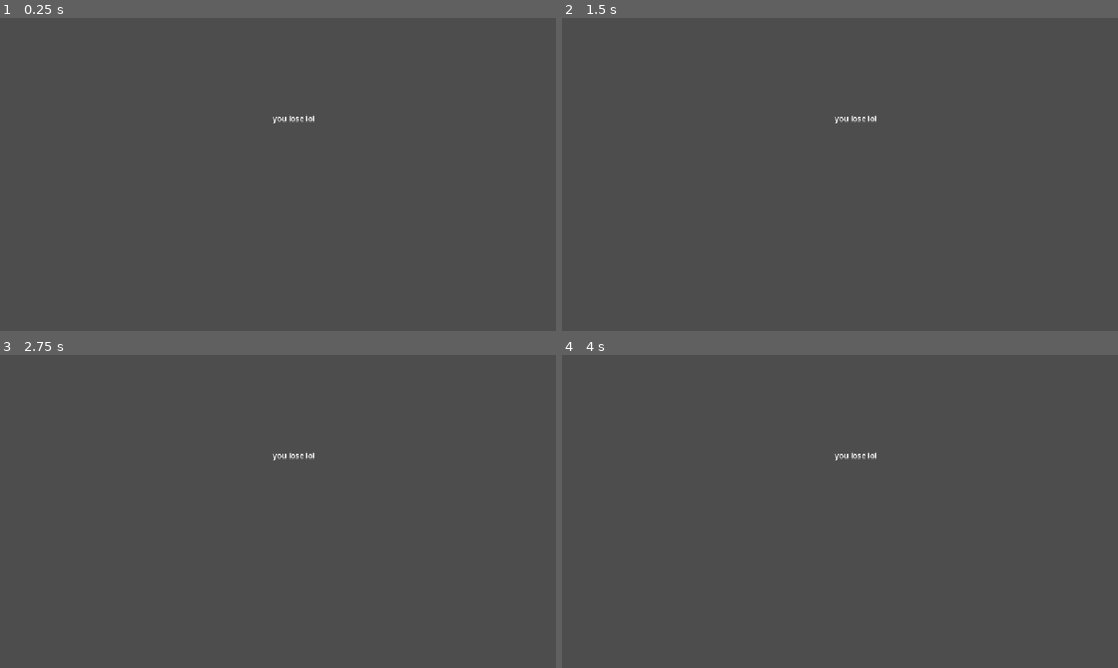
Above: before the commit, frames 1-4 (two rows, left to right).
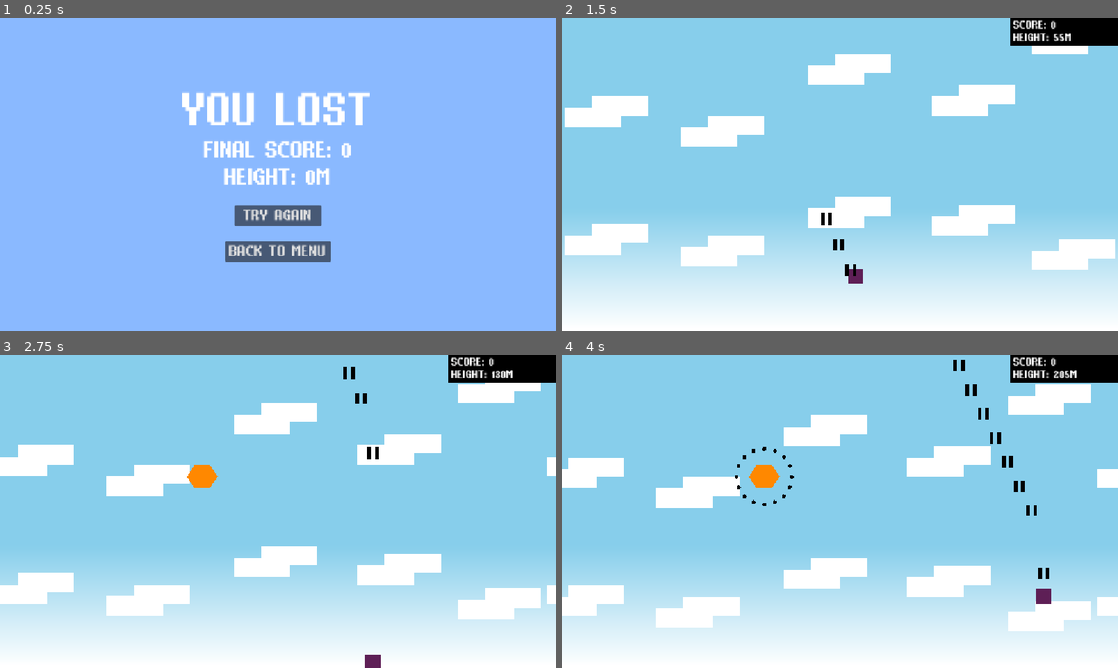
Above: after the commit, the same moments.

Repository: sbhi-cs/Haven
Game: Godot game, scene res://losescreen.tscn
Two runs of this game, one before a commit and one after it. Both use one fixed random seed, a clock stepped at 60 frames per second and the inputs below. Before the commit the project has no main scene; this scene is started directly in both runs.
Inputs (mouse positions are in pixels of both pictures, inside the frame that each line leads up to):
- Up to frame 1 (0.25 s): no input
- Up to frame 2 (1.5 s): click (840, 215) at 0.5 s, where only the run after the commit has a clickable "TRY AGAIN"; tap Enter at 1.25 s; move the mouse to (962, 158) at 1.27 s; hold Right (ui_right) from 1.28 s (still down); hold J (shoot) from 1.28 s (still down); click (962, 158) at 1.42 s
- Up to frame 3 (2.75 s): move the mouse to (166, 527) at 2.02 s; release Right (ui_right) at 2.03 s; release J (shoot) at 2.03 s; hold Down (ui_down) from 2.03 s (still down); tap J (shoot) at 2.1 s
- Up to frame 4 (4 s): move the mouse to (895, 442) at 2.77 s; release Down (ui_down) at 2.78 s; hold Right (ui_right) 2.78-3.53 s; hold J (shoot) 2.78-3.53 s; tap Alt at 2.85 s; move the mouse to (812, 574) at 3.52 s; hold Up (ui_up) from 3.53 s (still down); tap Shift at 3.6 s; click (812, 574) at 3.67 s; tap J (shoot) at 3.8 s

The runs differ from the first frame. In frame 1, 100% of the frame differs, in the area x 0-100%, y 0-100%; in frame 2, 100%; in frame 3, 100%; in frame 4, 100%.

Commit message:
Finished version of the game

Diff:
--- a/bullets.tscn
+++ b/bullets.tscn
@@ -11,6 +11,7 @@
 script = ExtResource("1_webx2")
 
 [node name="bulet" type="Polygon2D" parent="." unique_id=1481754900]
+color = Color(0, 0, 0, 1)
 polygon = PackedVector2Array(-12, 12, -12, -12, -4, -12, -4, 12)
 
 [node name="Area2D" type="Area2D" parent="." unique_id=1246408579]
@@ -22,6 +23,7 @@
 
 [node name="bullet2" type="Polygon2D" parent="." unique_id=550363209]
 position = Vector2(16, 0)
+color = Color(0, 0, 0, 1)
 polygon = PackedVector2Array(-12, 12, -12, -12, -4, -12, -4, 12)
 
 [node name="Area2D2" type="Area2D" parent="." unique_id=1698463158]
--- a/character.gd
+++ b/character.gd
@@ -66,6 +66,16 @@
 		else:
 			visible = true
 
+		if global_position.y < 16:
+			global_position.y = 16
+		elif global_position.y > 632:
+			global_position.y = 632
+
+		if global_position.x < 16:
+			global_position.x = 16
+		elif global_position.x > 1136:
+			global_position.x = 1136
+
 	if fatal == true:
 		prevlives = lives
 		iframes = 1
--- a/enemy_1.gd
+++ b/enemy_1.gd
@@ -1,6 +1,7 @@
 extends CharacterBody2D
 
 var speed = 150
+var prevhealth = 20
 var health = 20
 var enemybulletscene = preload("res://enemybullet.tscn")
 var shoottimer = 1
@@ -18,6 +19,10 @@
 			bullet1.velocity = speed * Vector2.from_angle(deg_to_rad(i * 45))
 			shoottimer = 4
 
+	if prevhealth != health:
+		prevhealth = health
+		Global.score += (1500/20)
+
 	if health <= 0:
 		Global.score += 1000
 		Global.enemieskilled += 1
--- a/enemy_2.gd
+++ b/enemy_2.gd
@@ -1,6 +1,7 @@
 extends CharacterBody2D
 
 var speed = 150
+var prevhealth = 32
 var health = 32
 var enemybulletscene = preload("res://enemybullet.tscn")
 var shoottimer = 1
@@ -18,9 +19,15 @@
 			bullet1.velocity = speed * Vector2.from_angle(deg_to_rad(i * 22.5))
 			shoottimer = 4
 
+	if prevhealth != health:
+		prevhealth = health
+		Global.score += (3200/20)
+
 	if health <= 0:
 		Global.score += 2500
 		Global.enemieskilled += 1
 		queue_free()
 
+# MAKE CHARACTER NOT BE ABLE TO GO PAST SCREEN
+
 	move_and_slide()
--- a/enemy_2.tscn
+++ b/enemy_2.tscn
@@ -8,9 +8,9 @@
 
 [node name="Polygon2D" type="Polygon2D" parent="." unique_id=2135827149]
 color = Color(1, 0.53333336, 0, 1)
-polygon = PackedVector2Array(-8, 12, -16, 0, -8, -12, 8, -12, 16, 0, 8, 12)
+polygon = PackedVector2Array(-16, 24, -32, 0, -16, -24, 16, -24, 32, 0, 16, 24)
 
 [node name="enemy2area" type="Area2D" parent="." unique_id=891629726]
 
 [node name="CollisionPolygon2D" type="CollisionPolygon2D" parent="enemy2area" unique_id=931280609]
-polygon = PackedVector2Array(-8, 12, -16, 0, -8, -12, 8, -12, 16, 0, 8, 12)
+polygon = PackedVector2Array(-16, 24, -32, 0, -16, -24, 16, -24, 32, 0, 16, 24)
--- /dev/null
+++ b/enemy_3.gd
@@ -0,0 +1,46 @@
+extends CharacterBody2D
+
+var speed = 150
+var prevhealth = 75
+var health = 75
+var enemybulletscene = preload("res://enemybullet.tscn")
+var shoottimer = 1
+
+func _physics_process(delta: float) -> void:
+	shoottimer -= delta
+	if shoottimer <= 0:
+		var xrotation = 0
+		var yrotation = 0
+		for j in range(5):
+			for i in range(16):
+				var bullet1 = enemybulletscene.instantiate()
+				add_sibling(bullet1)
+				bullet1.global_position = global_position
+				bullet1.velocity = speed * Vector2.from_angle(deg_to_rad(i * 22.5))
+				shoottimer = 3
+			await get_tree().create_timer(0.2).timeout
+			xrotation = 11.25
+			yrotation = 11.25
+			for i in range(16):
+				var bullet1 = enemybulletscene.instantiate()
+				add_sibling(bullet1)
+				bullet1.global_position = global_position
+				bullet1.velocity = speed * Vector2.from_angle(deg_to_rad((i * 22.5)+xrotation))
+				shoottimer = 3
+			await get_tree().create_timer(0.2).timeout
+			xrotation = 0
+			yrotation = 0
+
+
+	if prevhealth != health:
+		prevhealth = health
+		Global.score += (100)
+
+	if health <= 0:
+		Global.score += 15000
+		Global.enemieskilled += 1
+		queue_free()
+
+# MAKE CHARACTER NOT BE ABLE TO GO PAST SCREEN
+
+	move_and_slide()
--- /dev/null
+++ b/enemy_3.tscn
@@ -0,0 +1,16 @@
+[gd_scene format=3 uid="uid://hye6voiwdegg"]
+
+[ext_resource type="Script" uid="uid://b85bv58w7hv1o" path="res://enemy_3.gd" id="1_hukrr"]
+
+[node name="enemy3" type="CharacterBody2D" unique_id=1539214657]
+motion_mode = 1
+script = ExtResource("1_hukrr")
+
+[node name="Polygon2D" type="Polygon2D" parent="." unique_id=2135827149]
+color = Color(0.99234384, 0.44053644, 0.40308747, 1)
+polygon = PackedVector2Array(0, 24, -32, -24, 32, -24)
+
+[node name="enemy2area" type="Area2D" parent="." unique_id=891629726]
+
+[node name="CollisionPolygon2D" type="CollisionPolygon2D" parent="enemy2area" unique_id=931280609]
+polygon = PackedVector2Array(0, 24, -32, -24, 32, -24)
--- /dev/null
+++ b/finalheightlabel.gd
@@ -0,0 +1,6 @@
+extends Label
+var finalheight = " "
+
+func _ready() -> void:
+	finalheight = str("HEIGHT: ", Global.height, "M")
+	text = finalheight
--- /dev/null
+++ b/finalscorelabel.gd
@@ -0,0 +1,6 @@
+extends Label
+var finalscore = " "
+
+func _ready() -> void:
+	finalscore = str("FINAL SCORE: ", Global.score)
+	text = finalscore
--- a/game.gd
+++ b/game.gd
@@ -4,16 +4,18 @@
 
 var enemy1 = preload("res://enemy_1.tscn")
 var enemy2 = preload("res://enemy_2.tscn")
+var enemy3 = preload("res://enemy_3.tscn")
 var enemynum = 0
 var enemypos = Vector2(0, 0)
 var timer = 2
 
 func _physics_process(delta: float) -> void:
 	if character.fatal == false:
+		Global.height += 1
 		if timer <= 0:
 			enemynum = randi() % 2
 			enemypos.x = (randi() % 720) + 128
-			enemypos.y = (randi() % 380)
+			enemypos.y = (randi() % 300) + 80
 
 			if enemynum == 0:
 				var enemy1spawn = enemy1.instantiate()
@@ -29,6 +31,11 @@
 				timer *= 0.98
 		# speed up enemy spawn speed based on how many enemies killed
 
+	if Global.height % 2000 == 0:
+		var enemy3spawn = enemy3.instantiate()
+		enemy3spawn.global_position = Vector2(576, 120)
+		add_child(enemy3spawn)
+
 	timer -= delta
 
 	if character.dead == true:
--- a/game.tscn
+++ b/game.tscn
@@ -2,7 +2,9 @@
 
 [ext_resource type="Script" uid="uid://dijk1myeqpo0a" path="res://game.gd" id="1_e2o6t"]
 [ext_resource type="PackedScene" uid="uid://cuwqdhw5bj326" path="res://character.tscn" id="2_feb5d"]
+[ext_resource type="Script" uid="uid://ce6w8fsa6c5wu" path="res://scorelabel.gd" id="3_fc0e3"]
 [ext_resource type="FontFile" uid="uid://x5rf8qa8nqtm" path="res://PixelPurl.ttf" id="3_feb5d"]
+[ext_resource type="Script" uid="uid://cfmcf6op3alcl" path="res://heightlabel.gd" id="4_7jktm"]
 
 [sub_resource type="Gradient" id="Gradient_feb5d"]
 offsets = PackedFloat32Array(0.6129808, 1)
@@ -11,6 +13,10 @@
 [sub_resource type="GradientTexture2D" id="GradientTexture2D_xqk0y"]
 gradient = SubResource("Gradient_feb5d")
 metadata/_snap_enabled = true
+
+[sub_resource type="LabelSettings" id="LabelSettings_xqk0y"]
+font = ExtResource("3_feb5d")
+font_size = 30
 
 [sub_resource type="LabelSettings" id="LabelSettings_1gqpt"]
 font = ExtResource("3_feb5d")
@@ -157,6 +163,32 @@
 offset_top = 440.0
 offset_right = 1165.0
 offset_bottom = 480.0
+
+[node name="scorebox" type="ColorRect" parent="." unique_id=685741980]
+offset_left = 929.0
+offset_right = 1152.0
+offset_bottom = 58.0
+color = Color(0, 0, 0, 1)
+
+[node name="scorelabel" type="Label" parent="scorebox" unique_id=546317553]
+layout_mode = 0
+offset_left = 6.0
+offset_top = 2.0
+offset_right = 100.0
+offset_bottom = 28.0
+text = "SCORE = XXXXXXX"
+label_settings = SubResource("LabelSettings_xqk0y")
+script = ExtResource("3_fc0e3")
+
+[node name="heightlabel" type="Label" parent="scorebox" unique_id=1942582510]
+layout_mode = 0
+offset_left = 6.0
+offset_top = 28.0
+offset_right = 192.0
+offset_bottom = 54.0
+text = "HEIGHT = XXXXXM"
+label_settings = SubResource("LabelSettings_xqk0y")
+script = ExtResource("4_7jktm")
 
 [node name="character" parent="." unique_id=568551937 instance=ExtResource("2_feb5d")]
 position = Vector2(548, 526)
--- a/global.gd
+++ b/global.gd
@@ -2,3 +2,4 @@
 
 var score = 0
 var enemieskilled = 0
+var height = 0
--- /dev/null
+++ b/heightlabel.gd
@@ -0,0 +1,7 @@
+extends Label
+
+var heighttext = " "
+
+func _process(delta: float) -> void:
+	heighttext = str("HEIGHT: ", Global.height, "M")
+	text = heighttext
--- /dev/null
+++ b/losescreen.gd
@@ -0,0 +1,13 @@
+extends Control
+
+func _ready():
+	Global.enemieskilled = 0
+	Global.score = 0
+	Global.height = 0
+
+func _on_againbutton_pressed() -> void:
+	get_tree().change_scene_to_file("res://game.tscn")
+
+
+func _on_menubutton_pressed() -> void:
+	get_tree().change_scene_to_file("res://menuscreen.tscn")
--- a/losescreen.tscn
+++ b/losescreen.tscn
@@ -1,4 +1,21 @@
 [gd_scene format=3 uid="uid://c6xc4383w1uvg"]
+
+[ext_resource type="FontFile" uid="uid://x5rf8qa8nqtm" path="res://PixelPurl.ttf" id="1_g3uia"]
+[ext_resource type="Script" uid="uid://bgtj4mbxgoi5h" path="res://losescreen.gd" id="1_u5ksb"]
+[ext_resource type="Script" uid="uid://cuupgsvt6ue46" path="res://finalscorelabel.gd" id="2_n7u8t"]
+[ext_resource type="Script" uid="uid://47je6b5nhi1f" path="res://finalheightlabel.gd" id="3_ak1a4"]
+
+[sub_resource type="LabelSettings" id="LabelSettings_n7u8t"]
+font = ExtResource("1_g3uia")
+font_size = 120
+
+[sub_resource type="LabelSettings" id="LabelSettings_1gqpt"]
+font = ExtResource("1_g3uia")
+font_size = 60
+
+[sub_resource type="LabelSettings" id="LabelSettings_eljyk"]
+font = ExtResource("1_g3uia")
+font_size = 60
 
 [node name="losescreen" type="Control" unique_id=1822447952]
 layout_mode = 3
@@ -7,11 +24,69 @@
 anchor_bottom = 1.0
 grow_horizontal = 2
 grow_vertical = 2
+script = ExtResource("1_u5ksb")
 
-[node name="Label" type="Label" parent="." unique_id=1182270256]
+[node name="ColorRect" type="ColorRect" parent="." unique_id=1315267383]
 layout_mode = 0
-offset_left = 565.0
-offset_top = 196.0
-offset_right = 605.0
-offset_bottom = 219.0
-text = "you lose lol"
+offset_right = 1152.0
+offset_bottom = 648.0
+color = Color(0.5411765, 0.7254902, 1, 1)
+
+[node name="CenterContainer" type="CenterContainer" parent="." unique_id=553059035]
+layout_mode = 0
+offset_right = 1152.0
+offset_bottom = 648.0
+
+[node name="VBoxContainer" type="VBoxContainer" parent="CenterContainer" unique_id=1769906734]
+layout_mode = 2
+
+[node name="Label" type="Label" parent="CenterContainer/VBoxContainer" unique_id=2073039500]
+layout_mode = 2
+text = "YOU LOST"
+label_settings = SubResource("LabelSettings_n7u8t")
+horizontal_alignment = 1
+
+[node name="finalscorelabel" type="Label" parent="CenterContainer/VBoxContainer" unique_id=1939042120]
+layout_mode = 2
+text = "FINAL SCORE: XXXXXX"
+label_settings = SubResource("LabelSettings_1gqpt")
+horizontal_alignment = 1
+script = ExtResource("2_n7u8t")
+
+[node name="finalheightlabel" type="Label" parent="CenterContainer/VBoxContainer" unique_id=2066343560]
+layout_mode = 2
+text = "HEIGHT: XXXXXM"
+label_settings = SubResource("LabelSettings_eljyk")
+horizontal_alignment = 1
+script = ExtResource("3_ak1a4")
+
+[node name="Label2" type="Label" parent="CenterContainer/VBoxContainer" unique_id=63346410]
+layout_mode = 2
+
+[node name="CenterContainer" type="CenterContainer" parent="CenterContainer/VBoxContainer" unique_id=585737393]
+layout_mode = 2
+
+[node name="againbutton" type="Button" parent="CenterContainer/VBoxContainer/CenterContainer" unique_id=741710846]
+custom_minimum_size = Vector2(180, 0)
+custom_maximum_size = Vector2(240, -1)
+layout_mode = 2
+theme_override_fonts/font = ExtResource("1_g3uia")
+theme_override_font_sizes/font_size = 40
+text = "TRY AGAIN"
+
+[node name="Label3" type="Label" parent="CenterContainer/VBoxContainer" unique_id=46457299]
+layout_mode = 2
+
+[node name="CenterContainer2" type="CenterContainer" parent="CenterContainer/VBoxContainer" unique_id=231834616]
+layout_mode = 2
+
+[node name="menubutton" type="Button" parent="CenterContainer/VBoxContainer/CenterContainer2" unique_id=3821433]
+custom_minimum_size = Vector2(220, 0)
+custom_maximum_size = Vector2(250, -1)
+layout_mode = 2
+theme_override_fonts/font = ExtResource("1_g3uia")
+theme_override_font_sizes/font_size = 40
+text = "BACK TO MENU"
+
+[connection signal="pressed" from="CenterContainer/VBoxContainer/CenterContainer/againbutton" to="." method="_on_againbutton_pressed"]
+[connection signal="pressed" from="CenterContainer/VBoxContainer/CenterContainer2/menubutton" to="." method="_on_menubutton_pressed"]
--- a/menuscreen.tscn
+++ b/menuscreen.tscn
@@ -20,7 +20,7 @@
 layout_mode = 0
 offset_right = 1152.0
 offset_bottom = 648.0
-color = Color(0.5411765, 1, 1, 1)
+color = Color(0.5411765, 0.7254902, 1, 1)
 
 [node name="CenterContainer" type="CenterContainer" parent="." unique_id=214984691]
 layout_mode = 0
@@ -32,13 +32,18 @@
 
 [node name="Label" type="Label" parent="CenterContainer/VBoxContainer" unique_id=1033759728]
 layout_mode = 2
-text = "title tbd"
+text = "SHOOT THE SKY"
 label_settings = SubResource("LabelSettings_1gqpt")
 
 [node name="Label2" type="Label" parent="CenterContainer/VBoxContainer" unique_id=395395339]
 layout_mode = 2
 
-[node name="Button" type="Button" parent="CenterContainer/VBoxContainer" unique_id=525362670]
+[node name="CenterContainer" type="CenterContainer" parent="CenterContainer/VBoxContainer" unique_id=1000049731]
+layout_mode = 2
+
+[node name="Button" type="Button" parent="CenterContainer/VBoxContainer/CenterContainer" unique_id=525362670]
+custom_minimum_size = Vector2(120, 0)
+custom_maximum_size = Vector2(180, -1)
 layout_mode = 2
 theme_override_fonts/font = ExtResource("2_iiyva")
 theme_override_font_sizes/font_size = 40
@@ -47,11 +52,16 @@
 [node name="Label3" type="Label" parent="CenterContainer/VBoxContainer" unique_id=977715493]
 layout_mode = 2
 
-[node name="quitbutton" type="Button" parent="CenterContainer/VBoxContainer" unique_id=369104974]
+[node name="CenterContainer2" type="CenterContainer" parent="CenterContainer/VBoxContainer" unique_id=1619735404]
+layout_mode = 2
+
+[node name="quitbutton" type="Button" parent="CenterContainer/VBoxContainer/CenterContainer2" unique_id=369104974]
+custom_minimum_size = Vector2(120, 0)
+custom_maximum_size = Vector2(180, -1)
 layout_mode = 2
 theme_override_fonts/font = ExtResource("2_iiyva")
 theme_override_font_sizes/font_size = 40
 text = "QUIT"
 
-[connection signal="pressed" from="CenterContainer/VBoxContainer/Button" to="." method="_on_button_pressed"]
-[connection signal="pressed" from="CenterContainer/VBoxContainer/quitbutton" to="." method="_on_quitbutton_pressed"]
+[connection signal="pressed" from="CenterContainer/VBoxContainer/CenterContainer/Button" to="." method="_on_button_pressed"]
+[connection signal="pressed" from="CenterContainer/VBoxContainer/CenterContainer2/quitbutton" to="." method="_on_quitbutton_pressed"]
--- a/project.godot
+++ b/project.godot
@@ -11,6 +11,7 @@
 [application]
 
 config/name="Havengame"
+run/main_scene="uid://b4g1d7ih2mqvu"
 config/features=PackedStringArray("4.7", "GL Compatibility")
 config/icon="res://icon.svg"
 
@@ -60,6 +61,7 @@
 shoot={
 "deadzone": 0.2,
 "events": [Object(InputEventKey,"resource_local_to_scene":false,"resource_name":"","device":-1,"window_id":0,"alt_press …(192 unchanged characters)…
+, Object(InputEventKey,"resource_local_to_scene":false,"resource_name":"","device":-1,"window_id":0,"alt_pressed":false,"shift_pressed":false,"ctrl_pressed":false,"meta_pressed":false,"pressed":false,"keycode":0,"physical_keycode":90,"key_label":0,"unicode":122,"location":0,"echo":false,"script":null)
 ]
 }
 
--- /dev/null
+++ b/scorelabel.gd
@@ -0,0 +1,7 @@
+extends Label
+
+var scoretext = " "
+
+func _process(delta: float) -> void:
+	scoretext = str("SCORE: ", Global.score)
+	text = scoretext
Not shown, added: enemy_3.gd.uid
Not shown, added: finalheightlabel.gd.uid
Not shown, added: finalscorelabel.gd.uid
Not shown, added: heightlabel.gd.uid
Not shown, added: losescreen.gd.uid
Not shown, added: scorelabel.gd.uid
